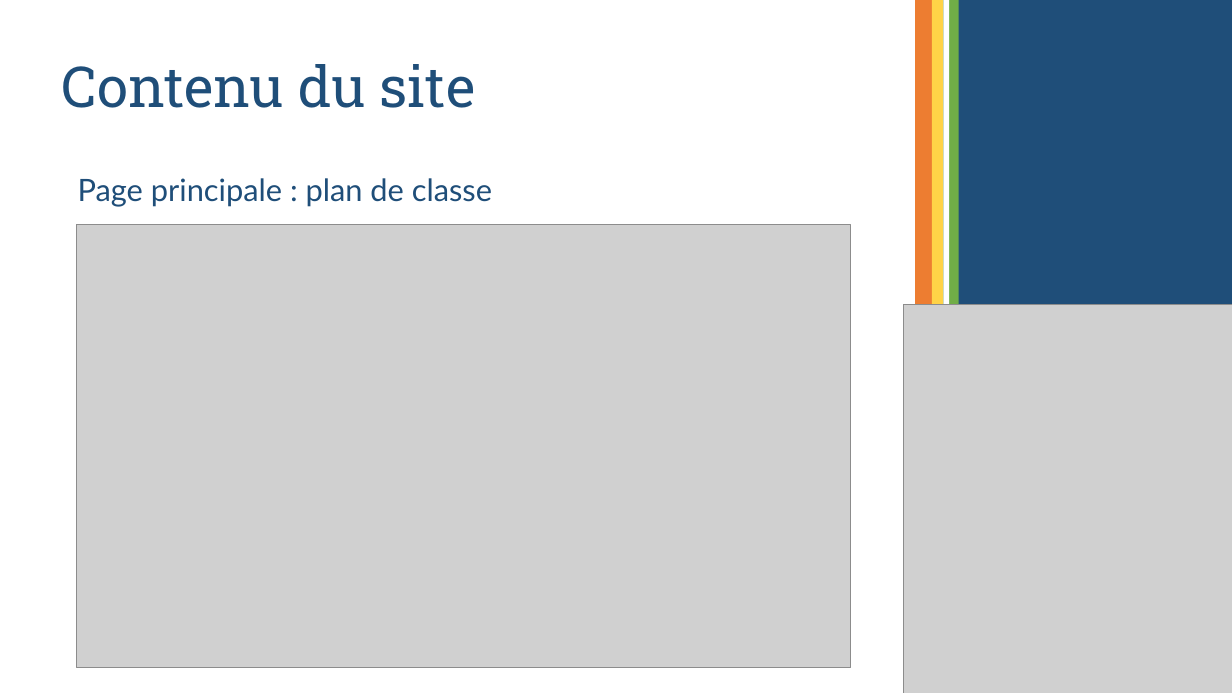
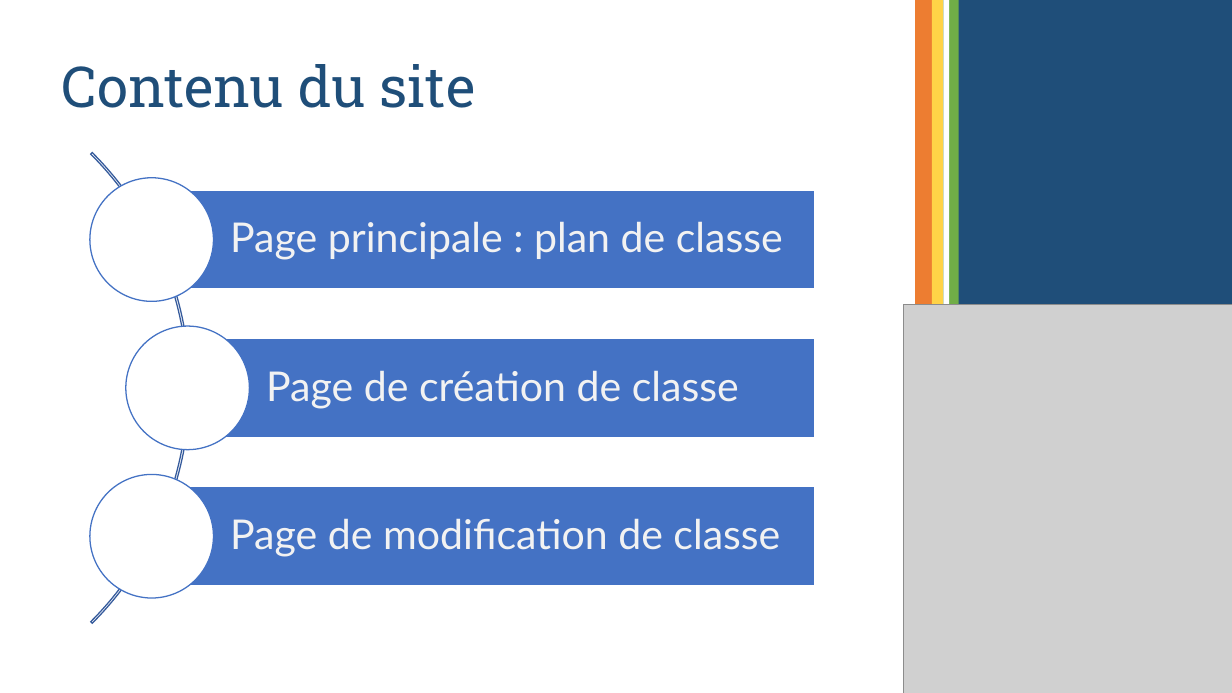
Before and after one commit to panda1936/PJT, a slide deck: slide 5 of Rendu/SchoolBoard.pptx. Drawn at 1232x693 pixels with LibreOffice and Linux fonts; fonts in the diff are those of the drawing; grey boxes stand for pictures. Boxes give left, top, right and bottom in pixels: in the first picture for what was removed or moved away, otherwise in the second. Text is boxed around its words. In the diff, an @@ line names an element or a change of style, - is before the commit and + after.

```diff
--- a/Rendu/SchoolBoard.pptx
+++ b/Rendu/SchoolBoard.pptx
@@ text "Page principale : plan de ...": place and size @@
-text "Page principale : plan de ..." at [78, 178, 492, 207]
+text "Page principale : plan de ..." at [230, 221, 783, 260]
@@ text "Page principale : plan de ..." at [230, 221, 783, 260]: size 24 to 32 pt, text colour #1F4E79 to #F2F2F2; line spacing 1 to 0.9; more space between paragraphs; vertical alignment top to middle @@
@@ picture removed at [77, 225, 851, 667] @@
@@ group added at [0, 55, 814, 693]: 3 rectangles, 3 ellipses, 2 texts, 1 arch (boxed as its full ring) @@
+Page de création de classe
+Page de modification de classe
```
Also in this commit, not shown: 2 other slides changed, 2 slides removed.
